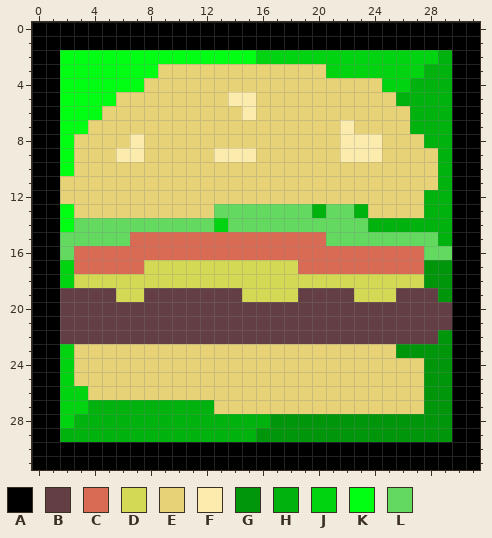
A pixel-art sprite gets an edit: resources/GREEN_BOX.png. This is how it looked before the edit.
The file is 32x32 pixels.
Palette (. is transparent): A #000000  B #633e44  C #d96b55  D #d4d955  E #e8d278  F #fbecae  G #00960b  H #00b20d  J #00d410  K #00ff13  L #63d960
Pixels before, first column x 0:
 0 AAAAAAAAAAAAAAAAAAAAAAAAAAAAAAAA
 1 AAAAAAAAAAAAAAAAAAAAAAAAAAAAAAAA
 2 AAKKKKKKKKKKKKKKJJJJJJJJJJJJJHAA
 3 AAKKKKKKKEEEEEEEEEEEEJJJJJJJHHAA
 4 AAKKKKKKEEEEEEEEEEEEEEEEEJJHHHAA
 5 AAKKKKEEEEEEEEFFEEEEEEEEEEHHHHAA
 6 AAKKKEEEEEEEEEEFEEEEEEEEEEEHHHAA
 7 AAKKEEEEEEEEEEEEEEEEEEFEEEEHHHAA
 8 AAKEEEEFEEEEEEEEEEEEEEFFFEEEHHAA
 9 AAKEEEFFEEEEEFFFEEEEEEFFFEEEEHAA
10 AAKEEEEEEEEEEEEEEEEEEEEEEEEEEHAA
11 AAEEEEEEEEEEEEEEEEEEEEEEEEEEEHAA
12 AAEEEEEEEEEEEEEEEEEEEEEEEEEEHHAA
13 AAKEEEEEEEEEELLLLLLLHLLHEEEEHHAA
14 AAKLLLLLLLLLLJLLLLLLLLLLHHHHHHAA
15 AALLLLLCCCCCCCCCCCCCCLLLLLLLLHAA
16 AALCCCCCCCCCCCCCCCCCCCCCCCCCLLAA
17 AAJCCCCCDDDDDDDDDDDCCCCCCCCCGGAA
18 AAJDDDDDDDDDDDDDDDDDDDDDDDDDGGAA
19 AABBBBDDBBBBBBBDDDDBBBBDDDBBBGAA
20 AABBBBBBBBBBBBBBBBBBBBBBBBBBBBAA
21 AABBBBBBBBBBBBBBBBBBBBBBBBBBBBAA
22 AABBBBBBBBBBBBBBBBBBBBBBBBBBBGAA
23 AAJEEEEEEEEEEEEEEEEEEEEEEEGGGGAA
24 AAJEEEEEEEEEEEEEEEEEEEEEEEEEGGAA
25 AAJEEEEEEEEEEEEEEEEEEEEEEEEEGGAA
26 AAJJEEEEEEEEEEEEEEEEEEEEEEEEGGAA
27 AAJJHHHHHHHHHEEEEEEEEEEEEEEEGGAA
28 AAJHHHHHHHHHHHHHHGGGGGGGGGGGGGAA
29 AAHHHHHHHHHHHHHHGGGGGGGGGGGGGGAA
30 AAAAAAAAAAAAAAAAAAAAAAAAAAAAAAAA
31 AAAAAAAAAAAAAAAAAAAAAAAAAAAAAAAA
Once edited:
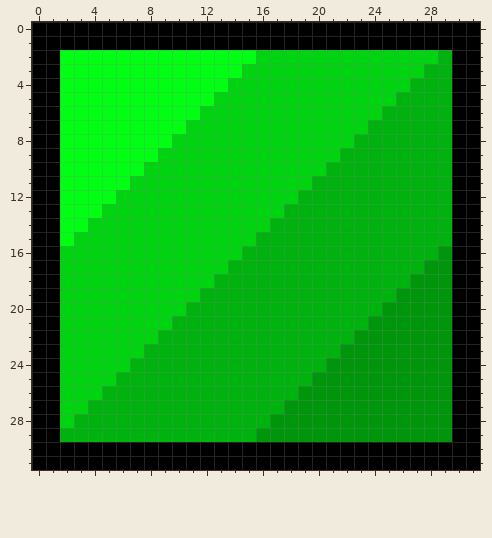
What changed:
Colour B gives way to colour G in row 19 at x 26 to 28; in row 20 at x 25 to 29; in row 21 at x 24 to 29; in row 22 at x 23 to 28.
Colour D gives way to colour G in row 18 at x 27.
Colour E gives way to colour G in row 23 at x 22 to 25; in row 24 at x 21 to 27; in row 25 at x 20 to 27; in row 26 at x 19 to 27; in row 27 at x 18 to 27.
Colour L gives way to colour G in row 16 at x 29.
Colour B gives way to colour H in row 19 at x 12 to 14 and 19 to 22; in row 20 at x 11 to 24; in row 21 at x 10 to 23; in row 22 at x 9 to 22.
Colour C gives way to colour H in row 15 at x 16 to 20; in row 16 at x 15 to 27; in row 17 at x 19 to 27.
Colour D gives way to colour H in row 17 at x 14 to 18; in row 18 at x 13 to 26; in row 19 at x 15 to 18 and 23 to 25.
Colour E gives way to colour H in row 6 at x 25 to 26; in row 7 at x 24 to 26; in row 8 at x 25 to 27; in row 9 at x 25 to 28; in row 10 at x 21 to 28; in row 11 at x 20 to 28.
Colour E gives way to colour H in row 12 at x 19 to 27; in row 13 at x 24 to 27; in row 23 at x 8 to 21; in row 24 at x 7 to 20; in row 25 at x 6 to 19; in row 26 at x 5 to 18.
Colour E gives way to colour H in row 27 at x 13 to 17.
Colour F gives way to colour H in row 8 at x 23 to 24; in row 9 at x 22 to 24.
Colour L gives way to colour H in row 13 at x 18 to 19 and 21 to 22; in row 14 at x 17 to 23; in row 15 at x 21 to 28; in row 16 at x 28.
Colour B gives way to colour J in row 19 at x 2 to 5 and 8 to 11; in row 20 at x 2 to 10; in row 21 at x 2 to 9; in row 22 at x 2 to 8.
Colour C gives way to colour J in row 15 at x 7 to 15; in row 16 at x 3 to 14; in row 17 at x 3 to 7.
Colour D gives way to colour J in row 17 at x 8 to 13; in row 18 at x 3 to 12; in row 19 at x 6 to 7.
Colour E gives way to colour J in row 3 at x 15 to 20; in row 4 at x 14 to 24; in row 5 at x 13 and 16 to 25; in row 6 at x 12 to 14 and 16 to 24; in row 7 at x 11 to 21 and 23; in row 8 at x 10 to 21.
Colour E gives way to colour J in row 9 at x 9 to 12 and 16 to 21; in row 10 at x 8 to 20; in row 11 at x 7 to 19; in row 12 at x 6 to 18; in row 13 at x 5 to 12; in row 23 at x 3 to 7.
Colour E gives way to colour J in row 24 at x 3 to 6; in row 25 at x 3 to 5; in row 26 at x 4.
Colour F gives way to colour J in row 5 at x 14 to 15; in row 6 at x 15; in rows 7 to 8 at x 22; in row 9 at x 13 to 15.
Colour L gives way to colour J in row 13 at x 13 to 17; in row 14 at x 4 to 12 and 14 to 16; in row 15 at x 3 to 6; in row 16 at x 2.
Colour E gives way to colour K in row 3 at x 9 to 14; in row 4 at x 8 to 13; in row 5 at x 6 to 12; in row 6 at x 5 to 11; in row 7 at x 4 to 10; in row 8 at x 3 to 6 and 8 to 9.
Colour E gives way to colour K in row 9 at x 3 to 5 and 8; in row 10 at x 3 to 7; in row 11 at x 2 to 6; in row 12 at x 2 to 5; in row 13 at x 3 to 4.
Colour F gives way to colour K in row 8 at x 7; in row 9 at x 6 to 7.
Colour L gives way to colour K in row 14 at x 3; in row 15 at x 2.
